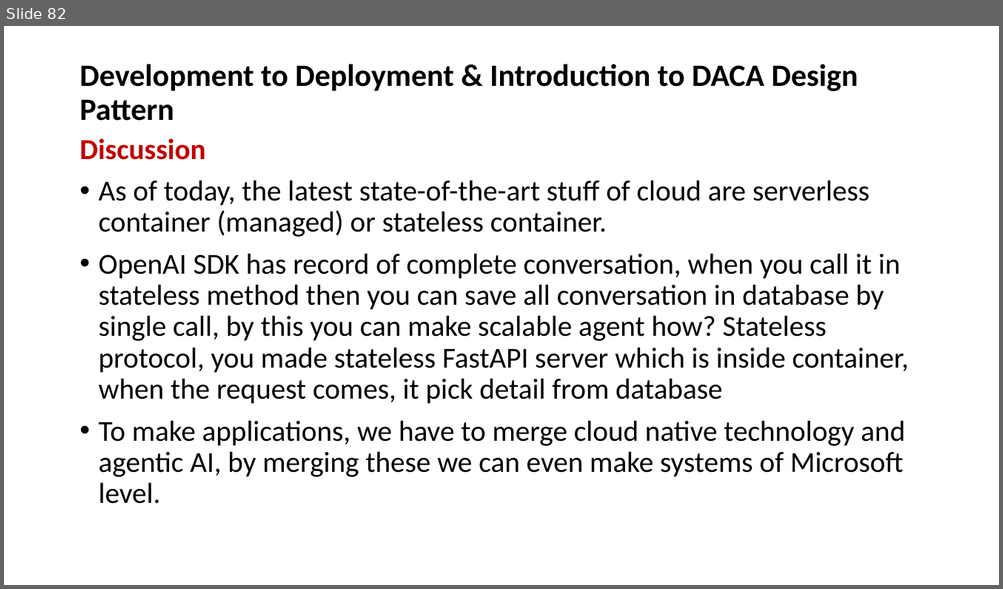
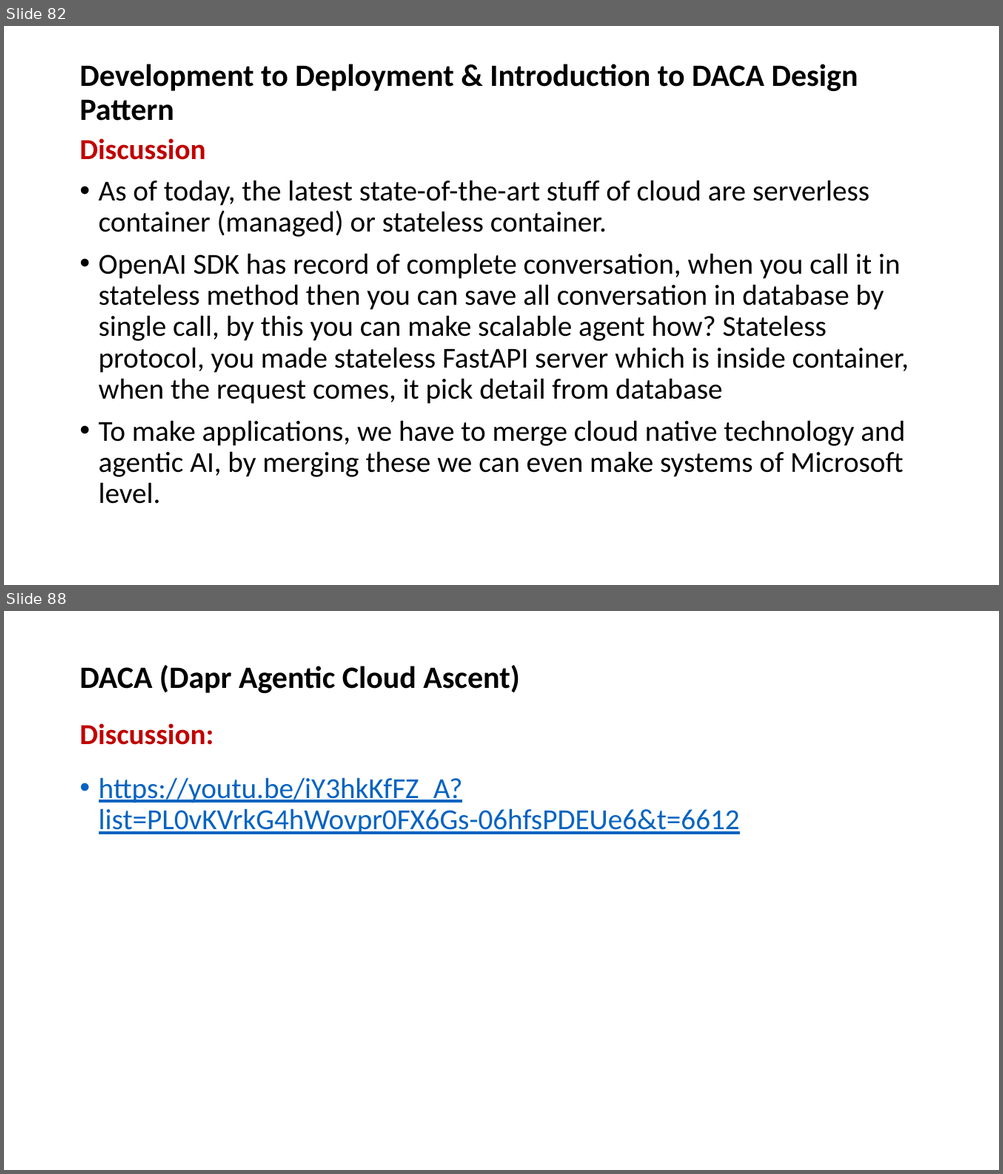
Before and after one commit to OsamabinAdnan/openaisdk_PanaversityYT, a slide deck: Class07_AI Agents_Development_Deployment_&_IntroductiontoDACADesignPattern/OpenAI Agents SDK - Open Source.pptx. Shown one above the other, each under a label of ours: slide 82 before the commit, slides 82 and 88 after it; the slides between them are not shown. The pictures are 1003x589 and 1003x1174 pixels, drawn with LibreOffice and Linux fonts; fonts in the diff are those of the drawing. Boxes give left, top, right and bottom in pixels: in the first picture for what was removed or moved away, otherwise in the second. Text is boxed around its words. In the diff, an @@ line names an element or a change of style, - is before the commit and + after.

```diff
--- a/Class07_AI Agents_Development_Deployment_&_IntroductiontoDACADesignPattern/OpenAI Agents SDK - Open Source.pptx
+++ b/Class07_AI Agents_Development_Deployment_&_IntroductiontoDACADesignPattern/OpenAI Agents SDK - Open Source.pptx
@@ slide 88 added at box(4, 611, 999, 1170), background #FFFFFF @@
@@ title added at box(79, 665, 519, 693), 30 pt, text #000000, bold @@
+DACA (Dapr Agentic Cloud Ascent)
@@ text added at box(79, 723, 740, 834), 28 pt, text #0563C1, underline @@
+Discussion:
+• https://youtu.be/iY3hkKfFZ_A?list=PL0vKVrkG4hWovpr0FX6Gs-06hfsPDEUe6&t=6612
```
Also in this commit, not shown: 1 slide changed, 4 other slides added, 1 other file.
